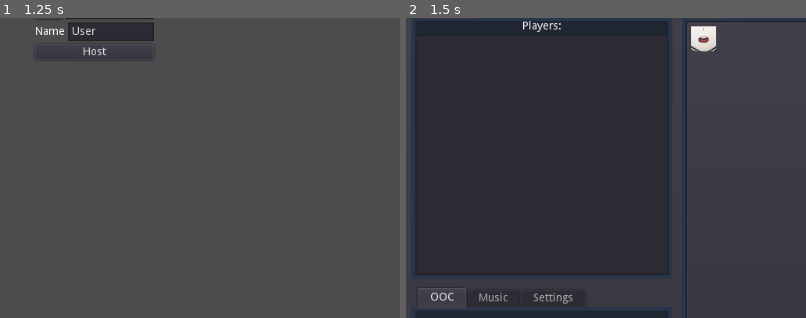
Above: before the commit, frames 1-2 (left to right).
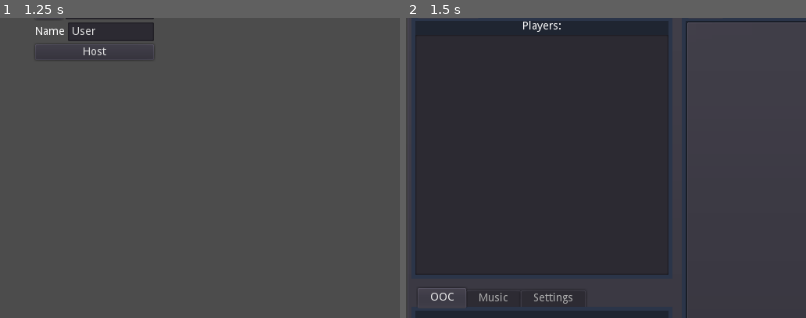
Above: after the commit, the same moments.

Repository: Crystalwarrior/GodotAO
Game: Godot game, scene res://MainMenu.tscn
Same seed, same stepped clock (60 frames per second), same inputs: the game is played once before the commit and once after it. The engine's default icon, where the game draws it, is replaced by a stand-in: a white triangle on a blue panel in a dark square. Sound files missing from this copy of the repository are replaced by a short silence.
Inputs:
- Up to frame 1 (1.25 s): tap Enter at 0.5 s
- Up to frame 2 (1.5 s): click "Host" at 1.25 s
The pictures show only the part of the screen within x 0-50%, y 7-57%; the shares and areas given below are measured in that part.

Frame 1 is identical in both runs. In frame 2, 0.5% of the frame differs, in the area x 71-78%, y 2-12%.
Error in both runs: Unable to iterate on object of type 'Nil'. (res://CharacterMenu.gd:9)

Commit message:
Add sprite sheet compatibility
Changed IC character object type from TextureRect to Sprite
Implemented Sprite scaling with IC window

Diff:
--- a/ChatRoom.gd
+++ b/ChatRoom.gd
@@ -119,8 +119,20 @@
 		var character = characters.get_char(char_idx)
 		showname = character["name"]
 		var emote = characters.get_char_emote(char_idx, emote_index)
+
 		if emote:
-			emit_signal("ic_character", emote, emote["file"], emote["stretch"])
+			var frames = [0]
+			var delays = [0]
+			var rows = 1
+			var columns = 1
+			var loop = false
+			if emote.has("frames"):
+				frames = emote["frames"]
+				delays = emote["delays"]
+				rows = emote["rows"]
+				columns = emote["columns"]
+				loop = emote["loop"]
+			emit_signal("ic_character", emote, emote["file"], emote["stretch"], frames, delays, rows, columns, loop)
 		else:
 			emit_signal("ic_character", characters.missing, false)
 
--- a/ChatRoom.tscn
+++ b/ChatRoom.tscn
@@ -128,7 +128,6 @@
 size_flags_vertical = 3
 
 [node name="Left" type="VSplitContainer" parent="PanelContainer/MainWindow/MainView"]
-editor/display_folded = true
 margin_right = 334.0
 margin_bottom = 730.0
 size_flags_horizontal = 3
@@ -145,7 +144,6 @@
 script = ExtResource( 7 )
 
 [node name="Players" type="VBoxContainer" parent="PanelContainer/MainWindow/MainView/Left/Info"]
-editor/display_folded = true
 anchor_right = 1.0
 anchor_bottom = 1.0
 margin_left = 5.0
@@ -520,17 +518,17 @@
 expand = true
 stretch_mode = 7
 
-[node name="character" type="TextureRect" parent="PanelContainer/MainWindow/MainView/Right/Info3/IC/View"]
-anchor_right = 1.0
-anchor_bottom = 1.0
-expand = true
-stretch_mode = 6
-
 [node name="flap" type="Sprite" parent="PanelContainer/MainWindow/MainView/Right/Info3/IC/View"]
+visible = false
 texture = ExtResource( 20 )
 centered = false
 vframes = 3
 hframes = 3
+
+[node name="character" type="Sprite" parent="PanelContainer/MainWindow/MainView/Right/Info3/IC/View"]
+position = Vector2( 319, 241 )
+scale = Vector2( 2.5, 2.5 )
+region_rect = Rect2( 0, 0, 10, 10 )
 
 [node name="Say" type="VBoxContainer" parent="PanelContainer/MainWindow/MainView/Right/Info3/IC"]
 margin_left = 7.0
@@ -602,7 +600,6 @@
 bus = "Blips"
 
 [node name="Info4" type="TabContainer" parent="PanelContainer/MainWindow/MainView/Right"]
-editor/display_folded = true
 margin_top = 540.0
 margin_right = 664.0
 margin_bottom = 730.0
@@ -658,6 +655,7 @@
 icon_mode = 0
 fixed_icon_size = Vector2( 64, 64 )
 script = ExtResource( 25 )
+
 [connection signal="character_changed" from="." to="PanelContainer/MainWindow/MainView/Right/Info4/Emotes/Emotes" method="_on_Main_character_changed"]
 [connection signal="clients_changed" from="." to="PanelContainer/MainWindow/MainView/Left/Info/Players" method="_on_Main_clients_changed"]
 [connection signal="ic_background" from="." to="PanelContainer/MainWindow/MainView/Right/Info3/IC/View" method="_on_Main_ic_background"]
--- a/View.gd
+++ b/View.gd
@@ -6,16 +6,45 @@
 
 var current_emote = null
 
+var current_frames = [0, 0]
+var current_delays = [0, 0]
+var timer = 0.0
+var current_frame = 0
+var current_loop = true
+
 func _ready():
 	pass
 
-func _on_Main_ic_character(emote, resource, stretch):
+func _process(delta):
+
+	var viewportWidth = self.rect_size.x
+	var viewportHeight = self.rect_size.y
+
+	character.set_position(Vector2(viewportWidth/2, viewportHeight/2))
+
+	if character.texture:
+		var scale = viewportHeight / character.texture.get_size().y
+		character.set_scale(Vector2(scale, scale))
+
+	timer += delta
+	if character.hframes > 1:
+		if timer >= current_delays[current_frame] and current_frame <= current_frames.size():
+			current_frame += 1
+			timer = 0.0
+			if current_frame == current_frames.size() and current_loop == true:
+				current_frame = 0
+	if current_frames.size() > 1:
+		character.frame = current_frames[current_frame-1]
+
+func _on_Main_ic_character(emote, resource, stretch, frames, delays, rows, columns, loop):
 	current_emote = emote
 	character.texture = resource
-	if stretch:
-		character.stretch_mode = TextureRect.STRETCH_SCALE
-	else:
-		character.stretch_mode = TextureRect.STRETCH_KEEP_ASPECT_CENTERED
+	if frames != null:
+		character.vframes = rows
+		character.hframes = columns
+		current_frames = frames
+		current_delays = delays
+		current_loop = loop
 
 func _on_Main_ic_background(resource):
 	bg.texture = resource
Not shown: 1 places in ChatRoom.tscn that only renumber resources
